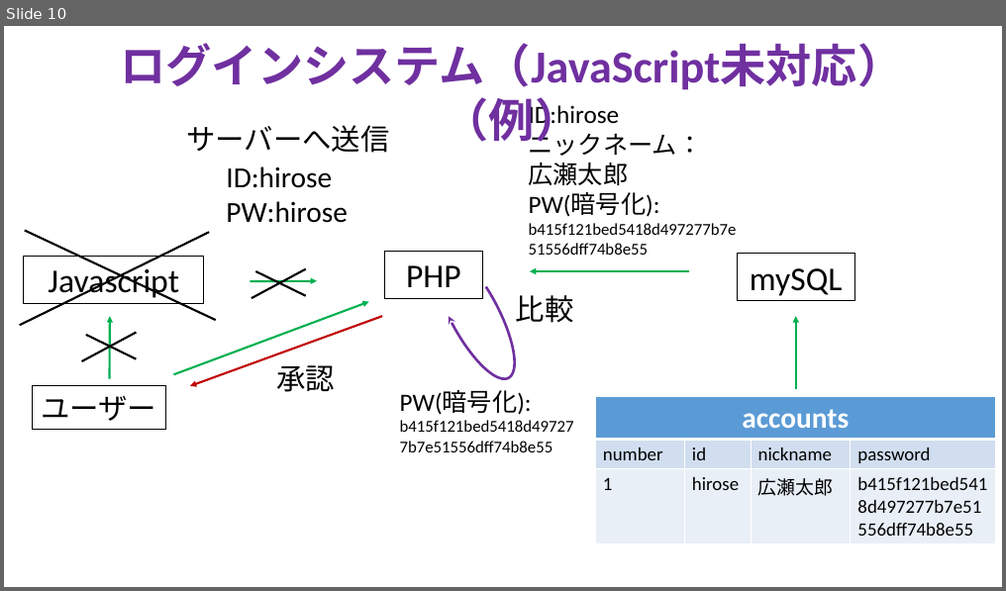
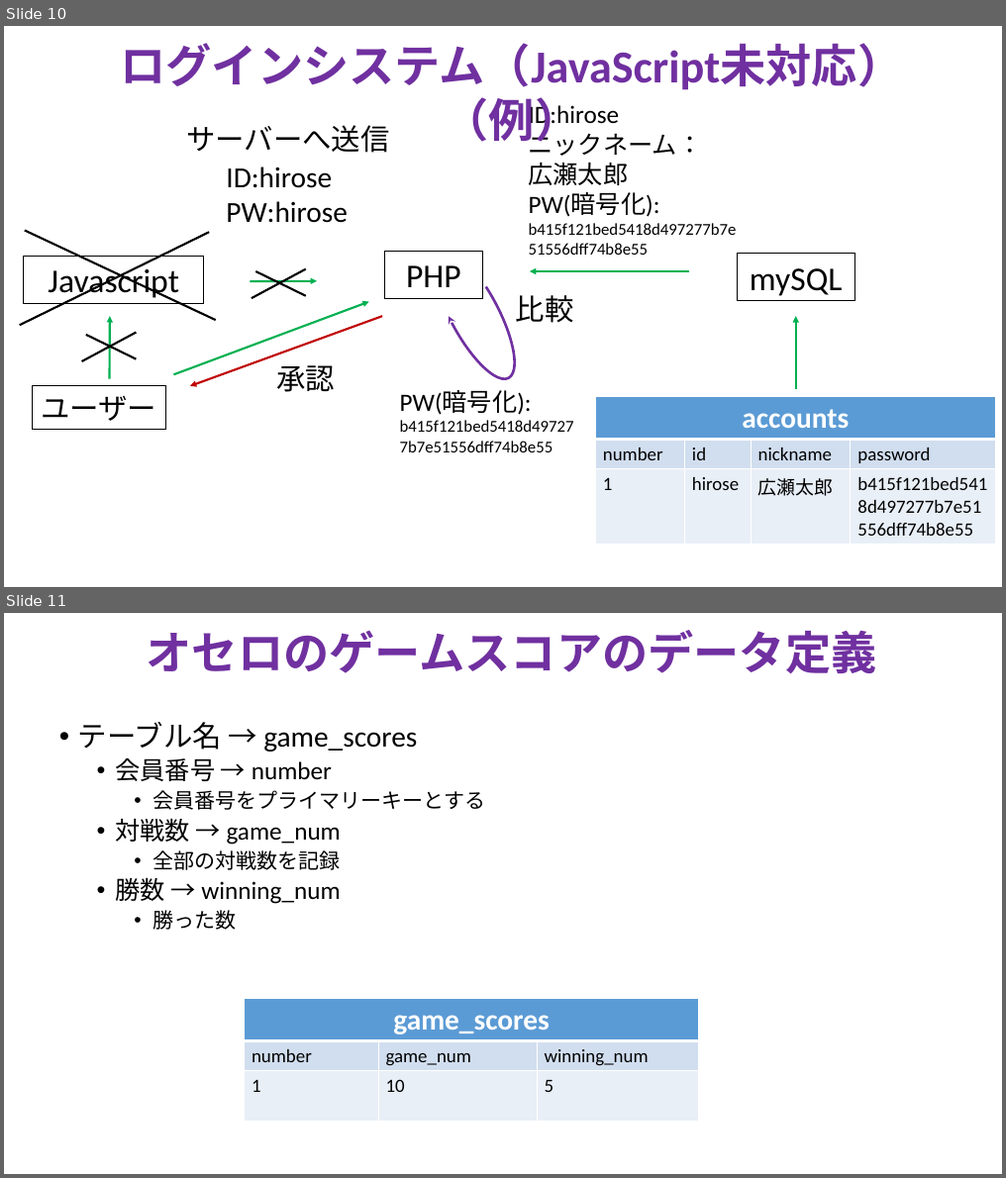
Before and after one commit to TakanoriOnuma/WebApplication, a slide deck: design/Webアプリケーションシステム.pptx. Shown one above the other, each under a label of ours: slide 10 before the commit, slides 10 and 11 after it. The pictures are 1006x591 and 1006x1178 pixels, drawn with LibreOffice and Linux fonts; fonts in the diff are those of the drawing. Boxes give left, top, right and bottom in pixels: in the first picture for what was removed or moved away, otherwise in the second. Text is boxed around its words. In the diff, an @@ line names an element or a change of style, - is before the commit and + after.

Commit message:
オセロの部屋の実装方法を書いた
実装方法のイメージを湧かせるために書いた。

```diff
--- a/design/Webアプリケーションシステム.pptx
+++ b/design/Webアプリケーションシステム.pptx
@@ slide 11 added at (4,613,1002,1174), background #FFFFFF @@
@@ text added at (147,630,877,674), 44 pt, text #7030A0, bold @@
+オセロのゲームスコアのデータ定義
@@ text added at (78,722,485,930), 24 pt, text #000000 @@
+• テーブル名 → game_scores
+  • 会員番号 → number
+    • 会員番号をプライマリーキーとする
+  • 対戦数 → game_num
+    • 全部の対戦数を記録
+  • 勝数 → winning_num
+    • 勝った数
@@ table added at (245,998,699,1121), 3 rows, 3 columns @@
+game_scores |  | 
+number | game_num | winning_num
+1 | 10 | 5
```
Also in this commit, not shown: 1 other slide added.
